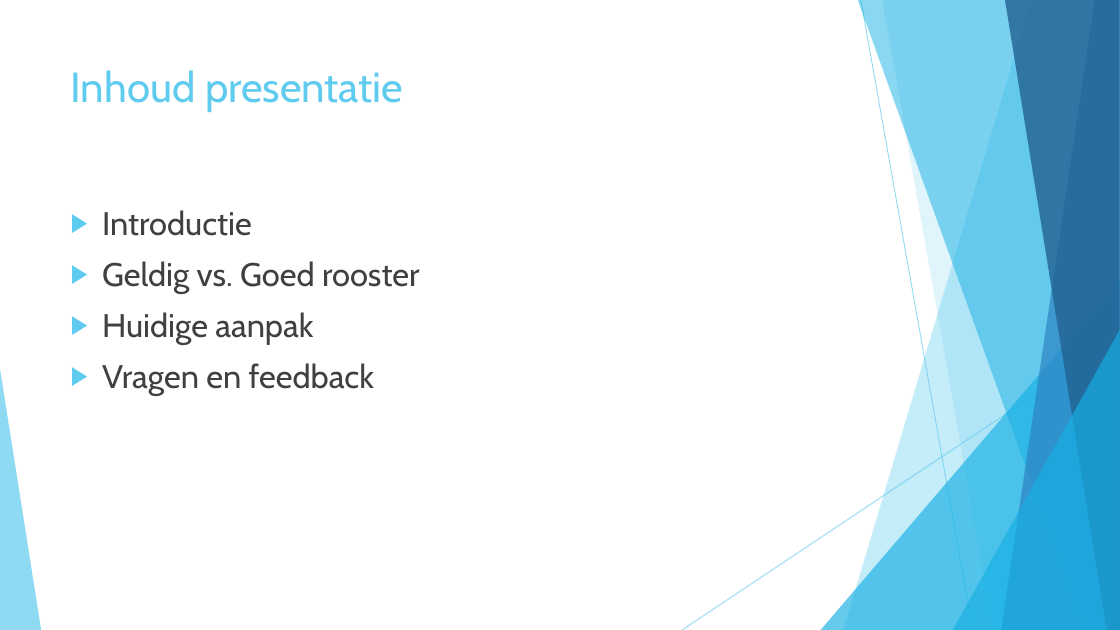
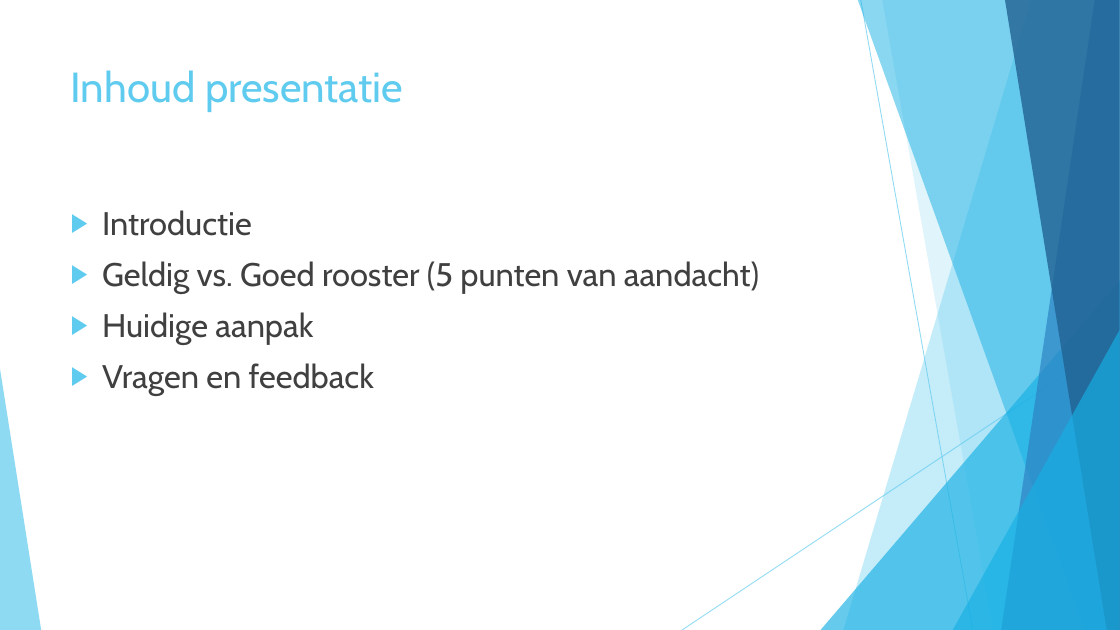
Before and after one commit to CarlijnQuik/Heuristics, a slide deck: slide 2 of Lectures & Lesroosters.pptx. Drawn at 1120x630 pixels with LibreOffice and Linux fonts; fonts in the diff are those of the drawing. Boxes give left, top, right and bottom in pixels: in the first picture for what was removed or moved away, otherwise in the second. Text is boxed around its words. In the diff, an @@ line names an element or a change of style, - is before the commit and + after.

```diff
--- a/Lectures & Lesroosters.pptx
+++ b/Lectures & Lesroosters.pptx
@@ text at [102, 261, 759, 294]: text changed @@
-▶ Geldig vs. Goed rooster
+▶ Geldig vs. Goed rooster (5 punten van aandacht)
```
Also in this commit, not shown: 3 other slides changed, 4 slides added.
